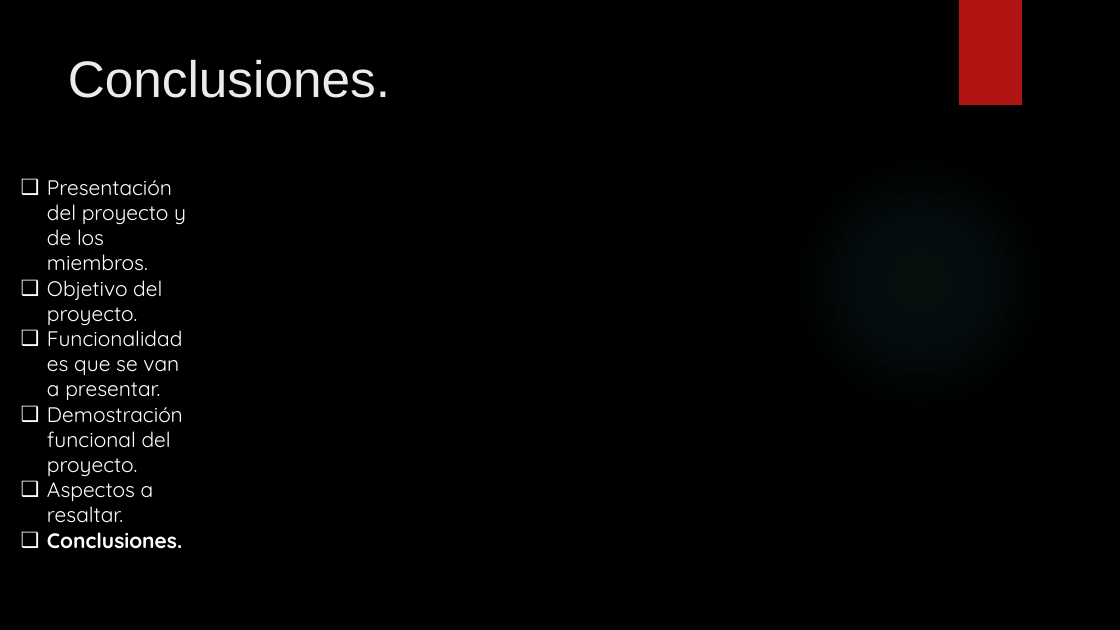
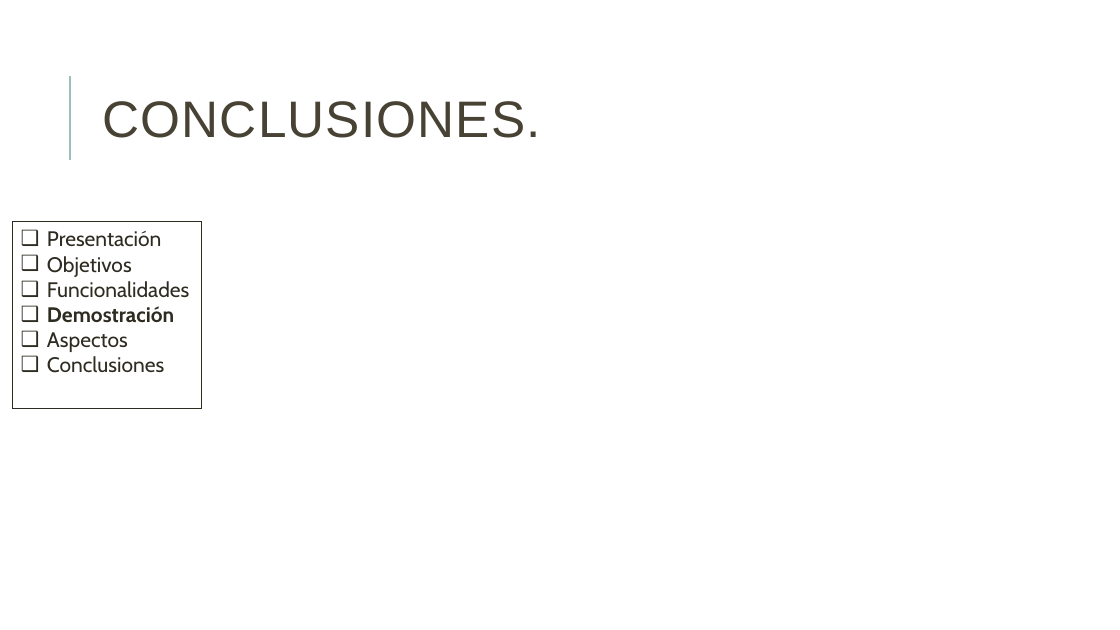
Before and after one commit to danielallhoff/M17-G4-AirDSS, a slide deck: slide 12 of AIRDSS.pptx (slide 9 before the commit). Drawn at 1120x630 pixels with LibreOffice and Linux fonts; fonts in the diff are those of the drawing; background and template pictures are left out. Boxes give left, top, right and bottom in pixels: in the first picture for what was removed or moved away, otherwise in the second. Text is boxed around its words. In the diff, an @@ line names an element or a change of style, - is before the commit and + after.

```diff
--- a/AIRDSS.pptx
+++ b/AIRDSS.pptx
@@ background picture (left out) to #FFFFFF @@
@@ rectangle removed at <box>959,0,1022,105</box> @@
@@ title "CONCLUSIONES." at <box>102,101,540,138</box>: vertical alignment top to middle @@
@@ line added from (70, 160) to (70, 76), #9CBEBD 1.5 pt @@
@@ title at <box>102,101,540,138</box>: text changed; text colour #EBEBEB to #474233 @@
-Conclusiones.
+CONCLUSIONES.
@@ ellipse removed at <box>791,154,1049,413</box> @@
@@ text removed at <box>47,180,186,549</box> @@
-❑ Presentación del proyecto y de los miembros.
-❑ Objetivo del proyecto.
-❑ Funcionalidades que se van a presentar.
-❑ Demostración funcional del proyecto.
-❑ Aspectos a resaltar.
-❑ Conclusiones.
@@ rectangle added at <box>13,222,202,408</box>, outline #2E2B21 0.75 pt, 18 pt, text #2E2B21 @@
+❑ Presentación
+❑ Objetivos
+❑ Funcionalidades
+❑ Demostración
+❑ Aspectos
+❑ Conclusiones
```
Also in this commit, not shown: 7 other slides changed, 4 slides added, 1 slide removed, 1 other file.
